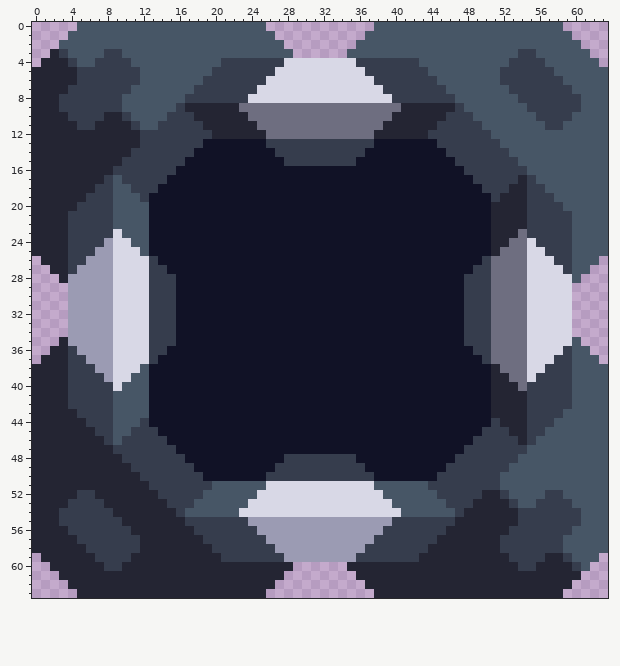
Two versions of one pixel-art sprite, sprites/blocks/drills/ALUMINUM DRILL/biotic-zlo-production-aluminum-drill.png. The picture above is the old version.
The file is 64x64 pixels.
And afterwards:
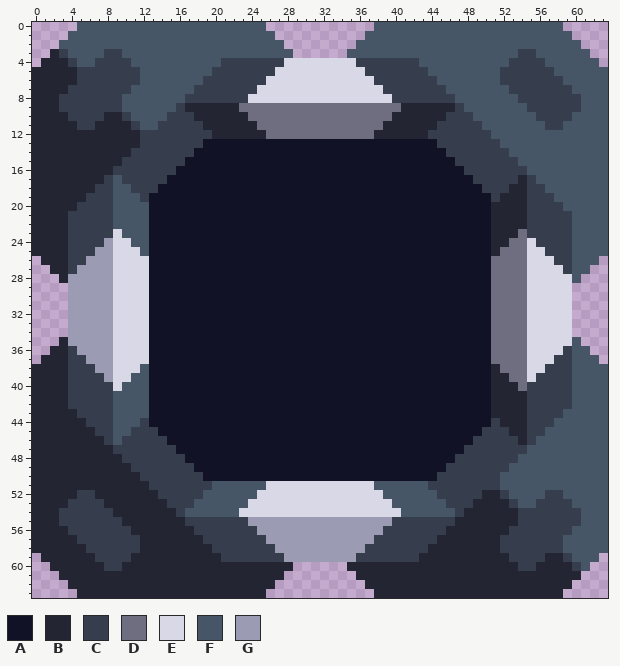
Palette (. is transparent): A #111226  B #242533  C #363d4d  D #6e6e80  E #d8d8e6  F #475666  G #9b9bb3
Difference:
y 13: x 26..37 CCCCCCCCCCCC -> AAAAAAAAAAAA
y 14: x 27..36 CCCCCCCCCC -> AAAAAAAAAA
y 15: x 28..35 CCCCCCCC -> AAAAAAAA
y 26: x 13 C -> A; x 50 C -> A
y 27: x 13..14 CC -> AA; x 49..50 CC -> AA
y 28..35: x 13..15 CCC -> AAA; x 48..50 CCC -> AAA
y 36: x 13..14 CC -> AA; x 49..50 CC -> AA
y 37: x 13 C -> A; x 50 C -> A
y 48: x 28..35 CCCCCCCC -> AAAAAAAA
y 49: x 27..36 CCCCCCCCCC -> AAAAAAAAAA
y 50: x 26..37 CCCCCCCCCCCC -> AAAAAAAAAAAA
